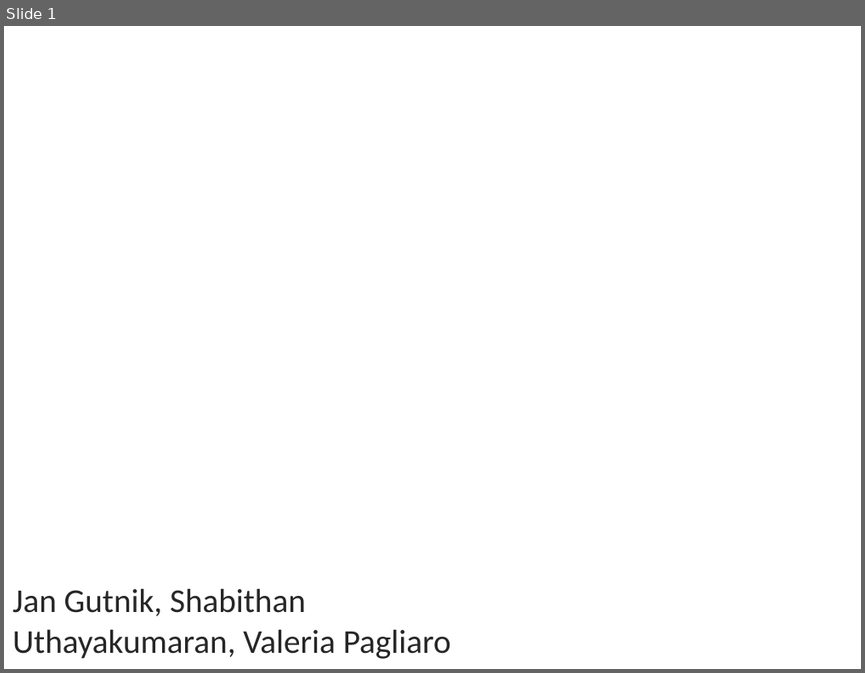
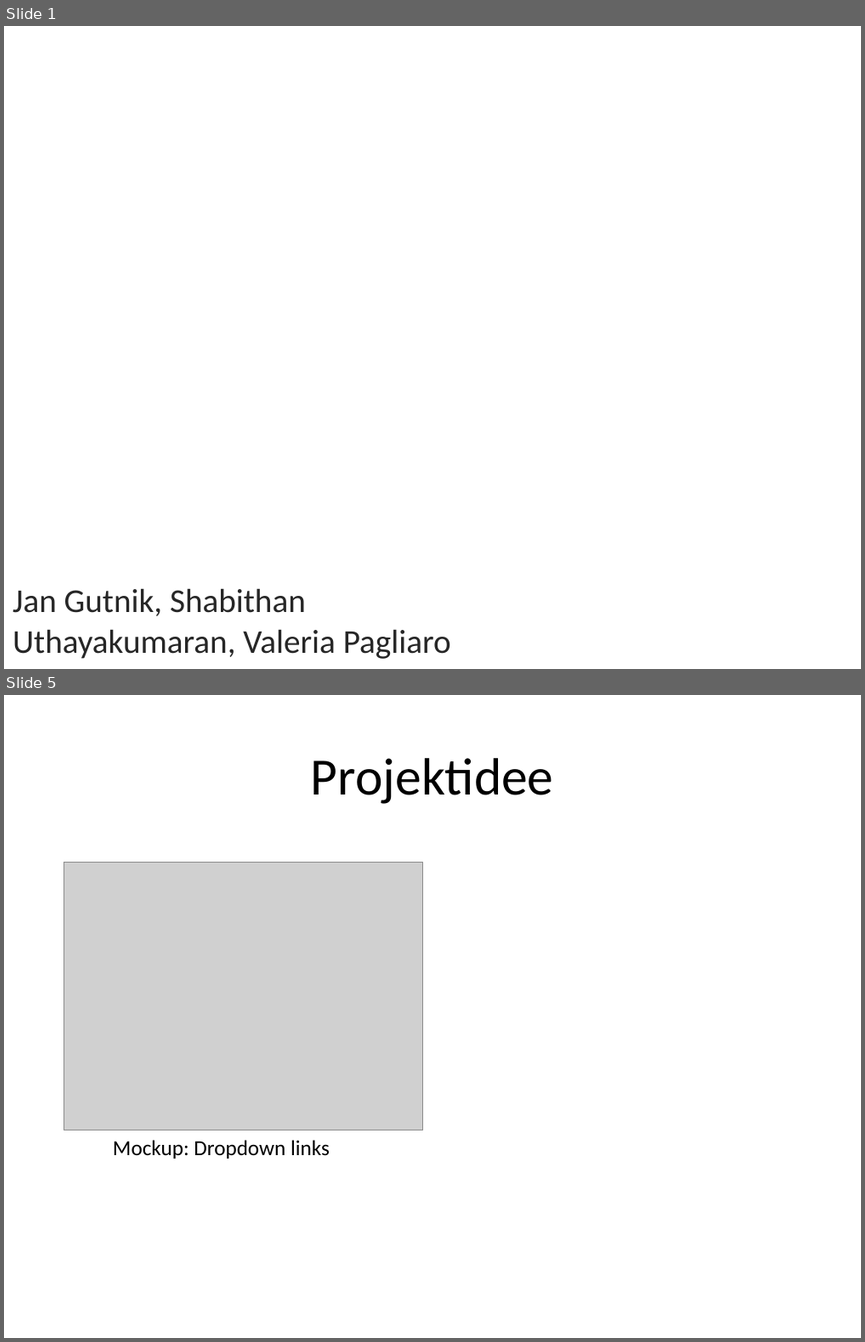
Before and after one commit to valeriapag/E-Mood-Tracker, a slide deck: Doku/endpräsentation-ehalth.pptx. Shown one above the other, each under a label of ours: slide 1 before the commit, slides 1 and 5 after it; the slides between them are not shown. The pictures are 865x673 and 865x1342 pixels, drawn with LibreOffice and Linux fonts; fonts in the diff are those of the drawing; grey boxes stand for pictures; background and template pictures are left out. Boxes give left, top, right and bottom in pixels: in the first picture for what was removed or moved away, otherwise in the second. Text is boxed around its words. In the diff, an @@ line names an element or a change of style, - is before the commit and + after.

```diff
--- a/Doku/endpräsentation-ehalth.pptx
+++ b/Doku/endpräsentation-ehalth.pptx
@@ slide 5 added at [4, 695, 861, 1338], background #FFFFFF @@
@@ title added at [311, 758, 554, 804], 44 pt, text #000000 @@
+Projektidee
@@ picture added at [64, 862, 423, 1130] @@
@@ text added at [113, 1140, 330, 1158], 18 pt, text #000000 @@
+Mockup: Dropdown links
```
Also in this commit, not shown: 5 other slides added, 1 slide removed.
